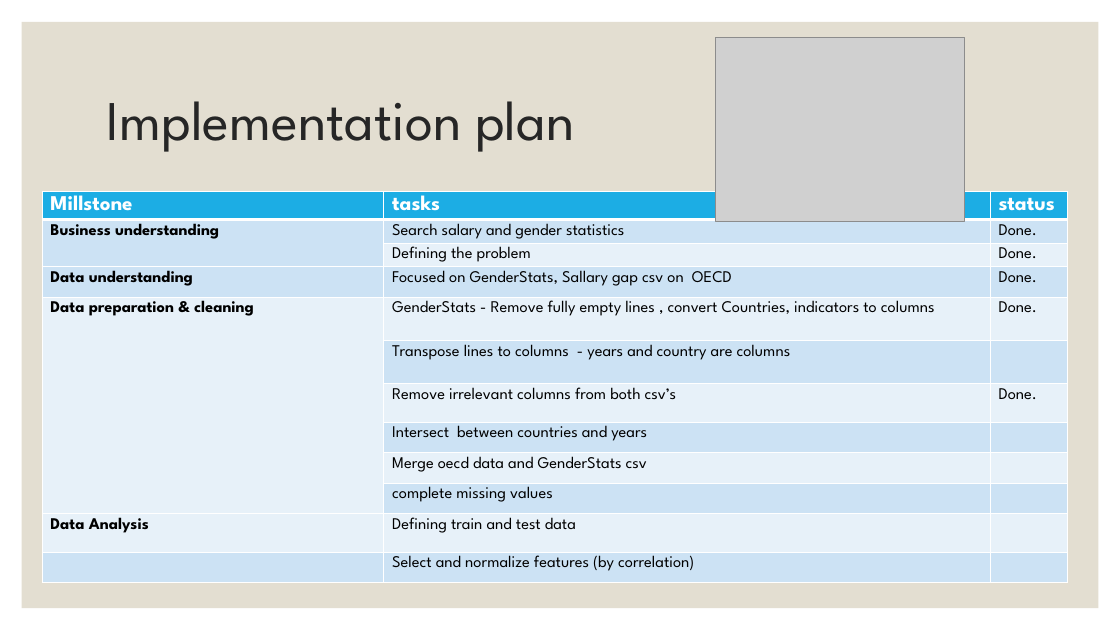
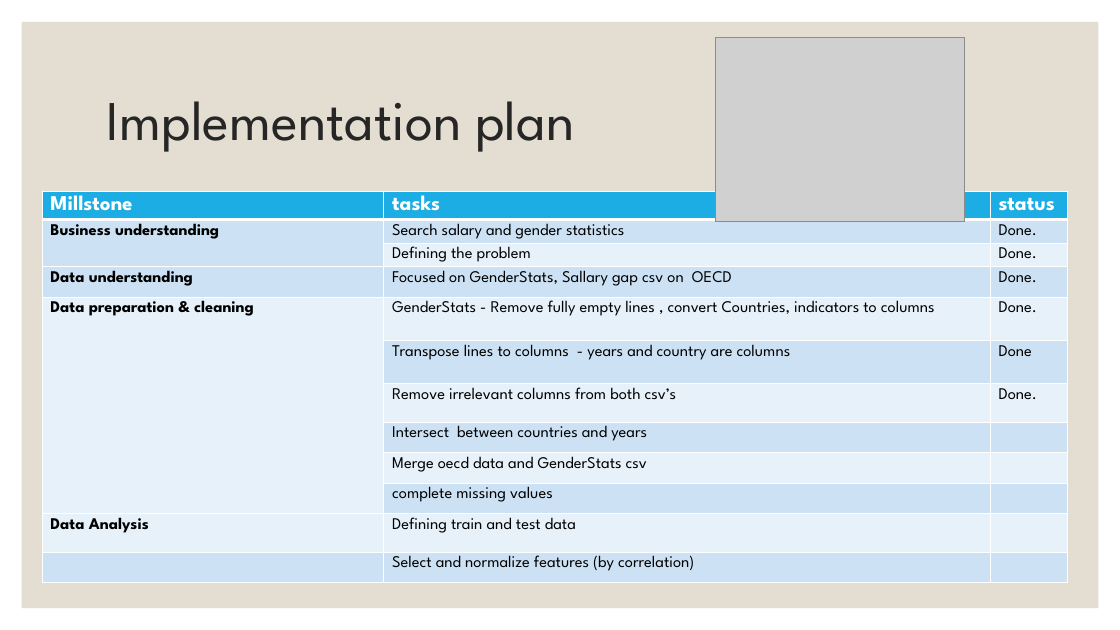
Before and after one commit to EylonSaadon/DataScienceWorkShop, a slide deck: slide 9 of Sallary gap predictionfrom Project Demo.pptx. Drawn at 1120x630 pixels with LibreOffice and Linux fonts; fonts in the diff are those of the drawing; grey boxes stand for pictures. Boxes give left, top, right and bottom in pixels: in the first picture for what was removed or moved away, otherwise in the second. Text is boxed around its words. In the diff, an @@ line names an element or a change of style, - is before the commit and + after.

```diff
--- a/Sallary gap predictionfrom Project Demo.pptx
+++ b/Sallary gap predictionfrom Project Demo.pptx
@@ table at [42, 192, 1068, 620] @@
-row 6, column 3: 
+row 6, column 3: Done
```
Also in this commit, not shown: 3 other slides changed.
